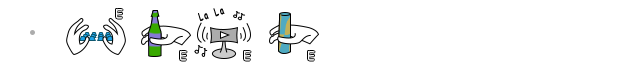
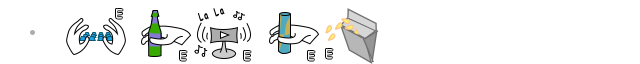
Layer changes from the first 640px x 64px image to the second:
added layer "Cross_Piss" above "Cross_E" over <box>325,8,379,64</box>
